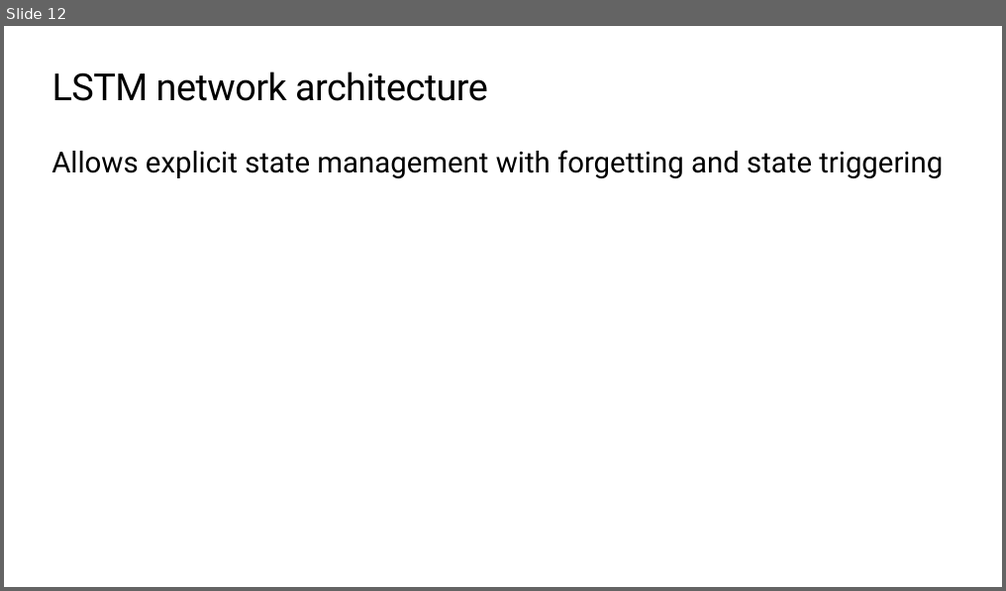
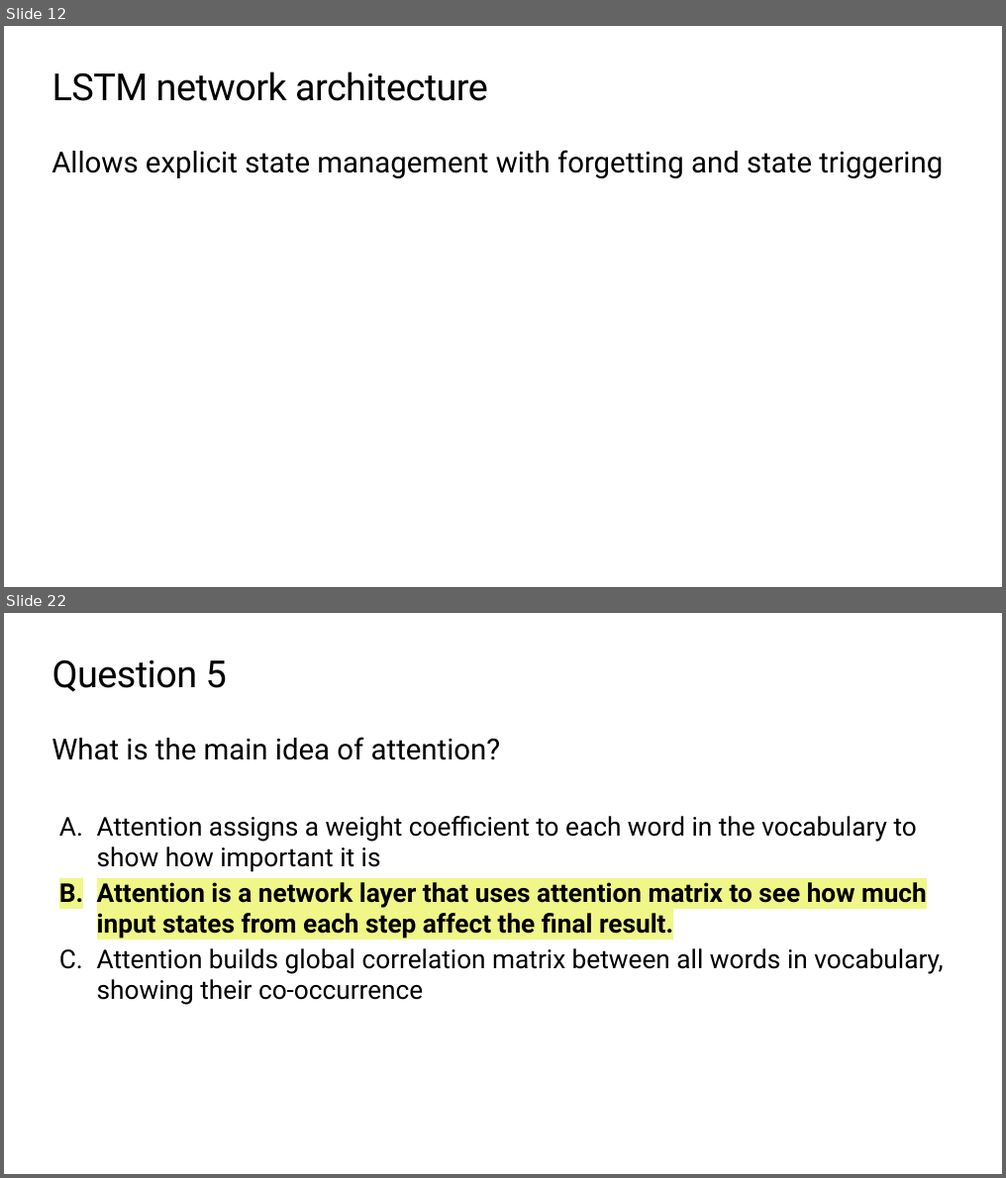
Before and after one commit to microsoft/workshop-library, a slide deck: nlp-tensorflow/slides.pptx. Shown one above the other, each under a label of ours: slide 12 before the commit, slides 12 and 22 after it; the slides between them are not shown. The pictures are 1006x591 and 1006x1178 pixels, drawn with LibreOffice and Linux fonts; fonts in the diff are those of the drawing; background and template pictures are left out. Boxes give left, top, right and bottom in pixels: in the first picture for what was removed or moved away, otherwise in the second. Text is boxed around its words. In the diff, an @@ line names an element or a change of style, - is before the commit and + after.

```diff
--- a/nlp-tensorflow/slides.pptx
+++ b/nlp-tensorflow/slides.pptx
@@ slide 22 added at (4,613,1002,1174), background #FFFFFF @@
@@ title added at (53,660,227,692), 36 pt, text #000000 @@
+Question 5
@@ text added at (52,737,501,761), 28 pt, text #000000 @@
+What is the main idea of attention?
@@ text added at (97,816,943,1005), 25 pt, text #000000 @@
+  A. Attention assigns a weight coefficient to each word in the vocabulary to show how important it is
+  B. Attention is a network layer that uses attention matrix to see how much input states from each step affect the final result.
+  C. Attention builds global correlation matrix between all words in vocabulary, showing their co-occurrence
```
Also in this commit, not shown: 9 other slides added, 3 other files.
